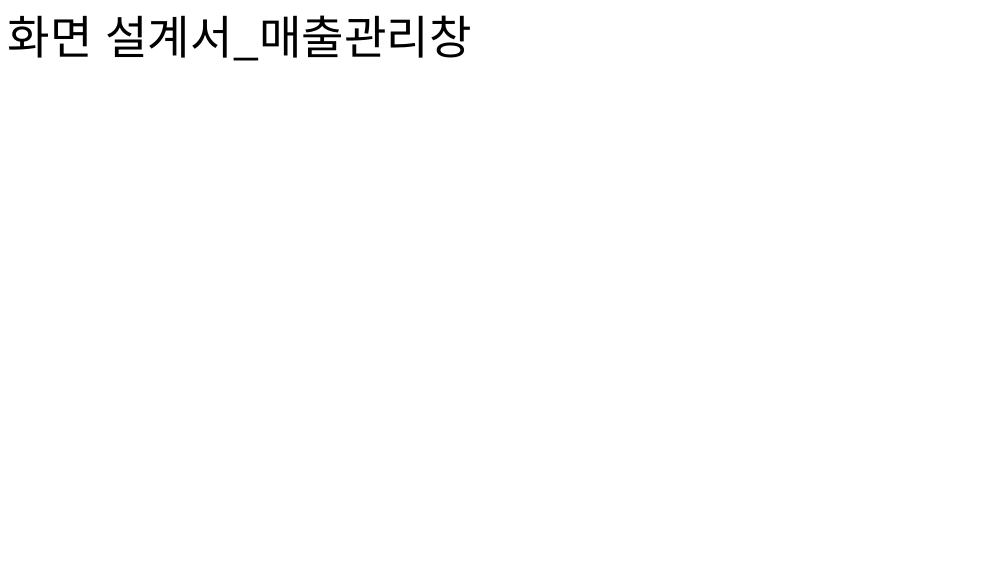
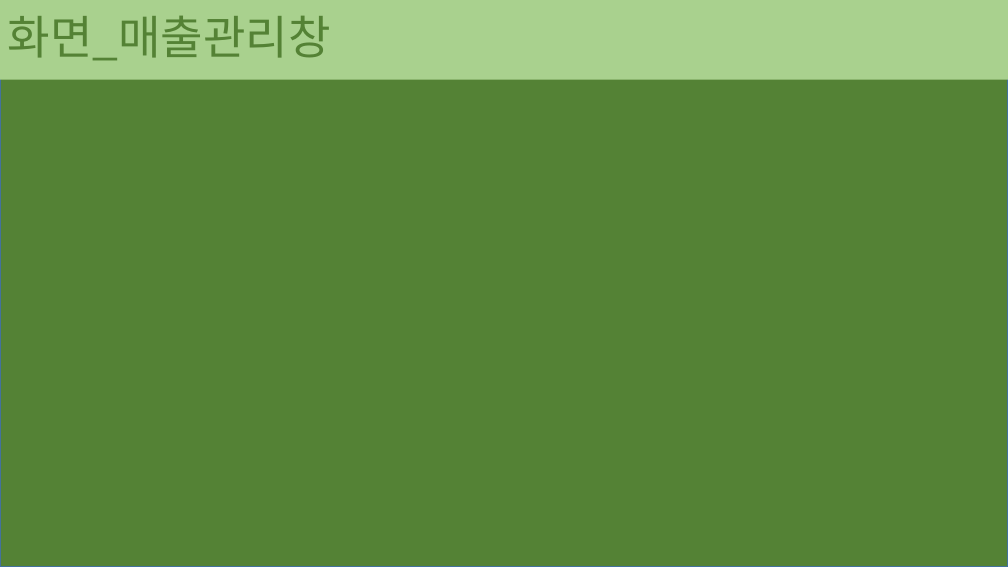
Before and after one commit to 201411096/JavaBasic, a slide deck: slide 16 of JavaBasic/src/t_teamproject/teamproject_02/document/forSubmission/포트폴리오.pptx (slide 5 before the commit). Drawn at 1008x567 pixels with LibreOffice and Linux fonts; fonts in the diff are those of the drawing; background and template pictures are left out. Boxes give left, top, right and bottom in pixels: in the first picture for what was removed or moved away, otherwise in the second. Text is boxed around its words. In the diff, an @@ line names an element or a change of style, - is before the commit and + after.

```diff
--- a/JavaBasic/src/t_teamproject/teamproject_02/document/forSubmission/포트폴리오.pptx
+++ b/JavaBasic/src/t_teamproject/teamproject_02/document/forSubmission/포트폴리오.pptx
@@ title "화면_매출관리창" resized from (x1=8, y1=15, x2=471, y2=61) to (x1=0, y1=0, x2=1008, y2=79) @@
@@ title "화면_매출관리창" at (x1=0, y1=0, x2=1008, y2=79): fill none to #A9D18E @@
@@ rectangle added at (x1=0, y1=0, x2=1008, y2=567), fill #548235, outline #43739E 1 pt @@
@@ title at (x1=8, y1=16, x2=331, y2=61): text changed; text colour #000000 to #548235 @@
-화면 설계서_매출관리창
+화면_매출관리창
```
Also in this commit, not shown: 13 other slides changed, 5 slides added, 2 slides removed, 3 other files.
